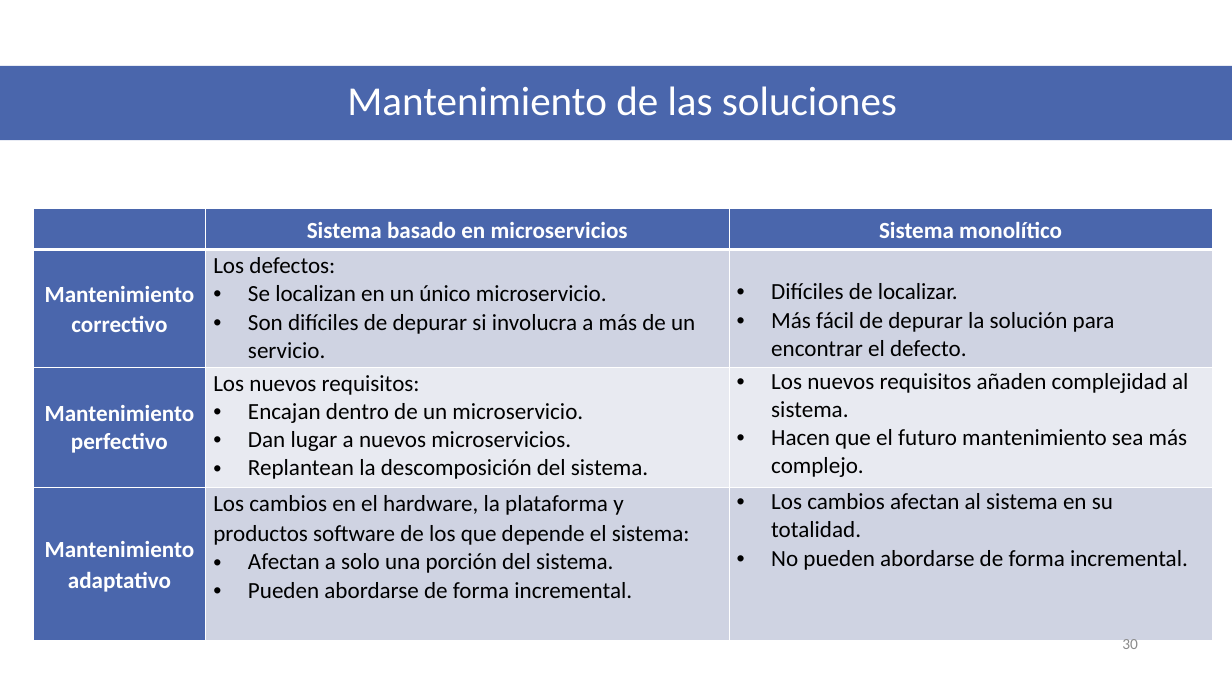
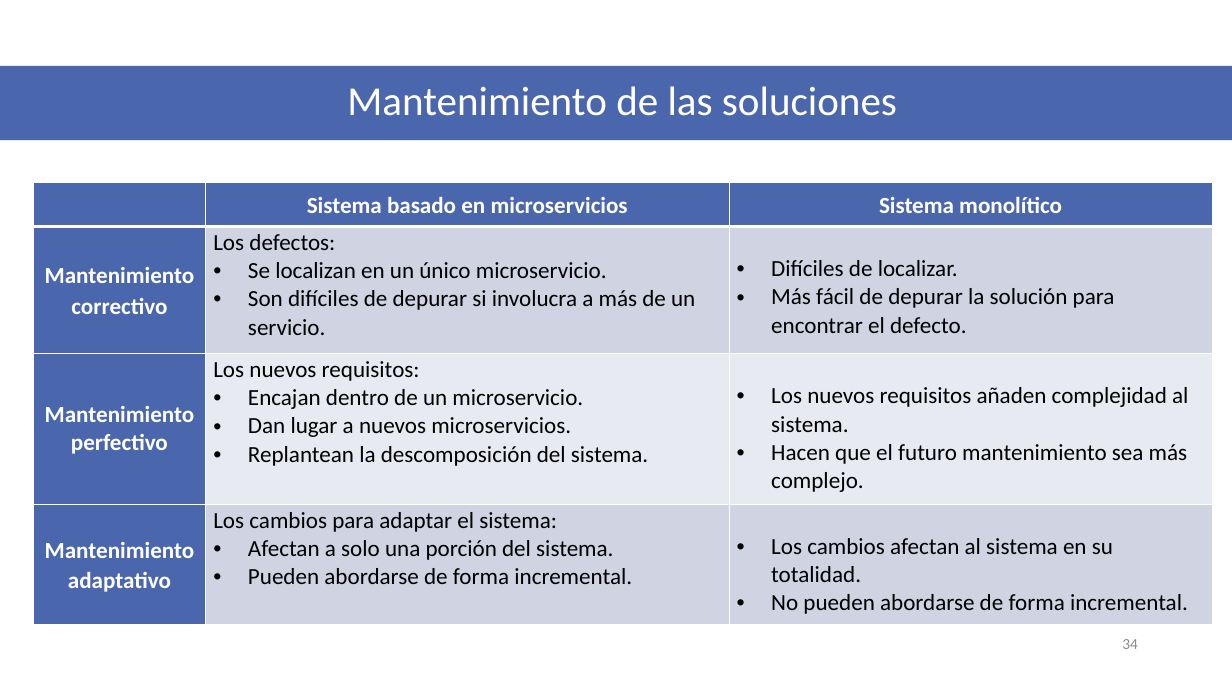
Before and after one commit to VictorIranzo/TFG_Microservices, a slide deck: slide 34 of Trabajo/Presentación/Desarrollo de software basado en microservicios.pptx (slide 30 before the commit). Drawn at 1232x693 pixels with LibreOffice and Linux fonts; fonts in the diff are those of the drawing. Boxes give left, top, right and bottom in pixels: in the first picture for what was removed or moved away, otherwise in the second. Text is boxed around its words. In the diff, an @@ line names an element or a change of style, - is before the commit and + after.

```diff
--- a/Trabajo/Presentación/Desarrollo de software basado en microservicios.pptx
+++ b/Trabajo/Presentación/Desarrollo de software basado en microservicios.pptx
@@ table at (33, 182, 1213, 625) @@
-row 4, column 2: Los cambios en el hardware, la plataforma y productos software de los que depende el sistema: / Afectan a solo una porción del sistema. / Pueden abordarse de forma incremental.
+row 4, column 2: Los cambios para adaptar el sistema: / Afectan a solo una porción del sistema. / Pueden abordarse de forma incremental.
@@ table: place and size @@
-table at (33, 209, 1213, 641)
+table at (33, 182, 1213, 625)
@@ page number at (1122, 639, 1138, 649): text changed @@
-30
+34
```
Also in this commit, not shown: 11 other slides changed, 5 slides added.
